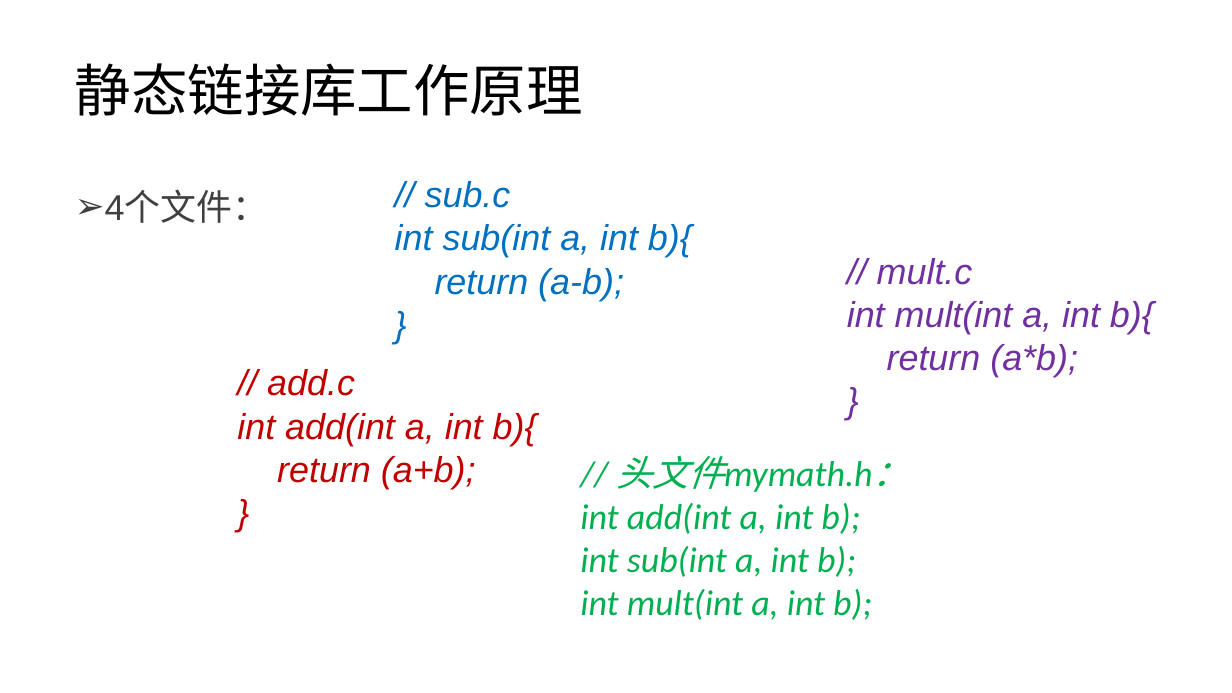
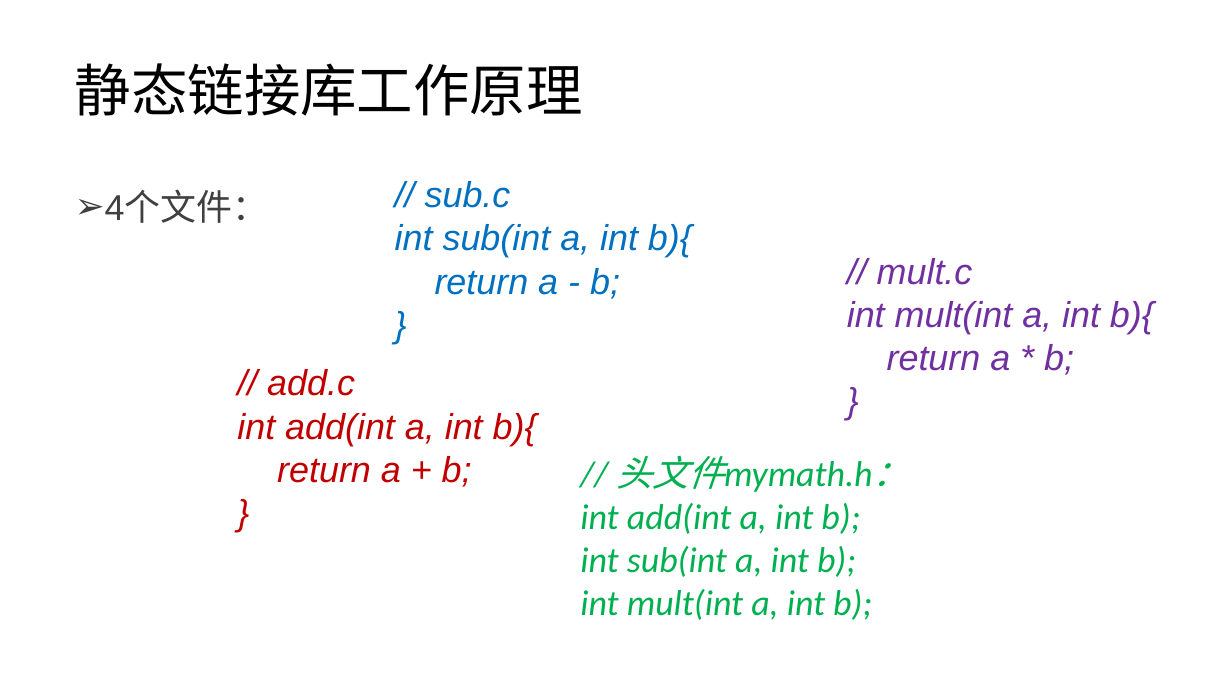
Before and after one commit to lezhang-thu/c-programming, a slide deck: slide 31 of 数据结构+算法/2022秋季-计算机基础与程序设计-数据结构-算法.pptx (slide 30 before the commit). Drawn at 1232x693 pixels with LibreOffice and Linux fonts; fonts in the diff are those of the drawing. Boxes give left, top, right and bottom in pixels: in the first picture for what was removed or moved away, otherwise in the second. Text is boxed around its words. In the diff, an @@ line names an element or a change of style, - is before the commit and + after.

```diff
--- a/数据结构+算法/2022秋季-计算机基础与程序设计-数据结构-算法.pptx
+++ b/数据结构+算法/2022秋季-计算机基础与程序设计-数据结构-算法.pptx
@@ text at <box>435,268,620,299</box>: text changed @@
-return (a-b);
+return a - b;
@@ text at <box>887,344,1074,375</box>: text changed @@
-return (a*b);
+return a * b;
@@ text at <box>277,456,472,487</box>: text changed @@
-return (a+b);
+return a + b;
```
Also in this commit, not shown: 9 other slides changed, 1 slide added, 6 other files.
